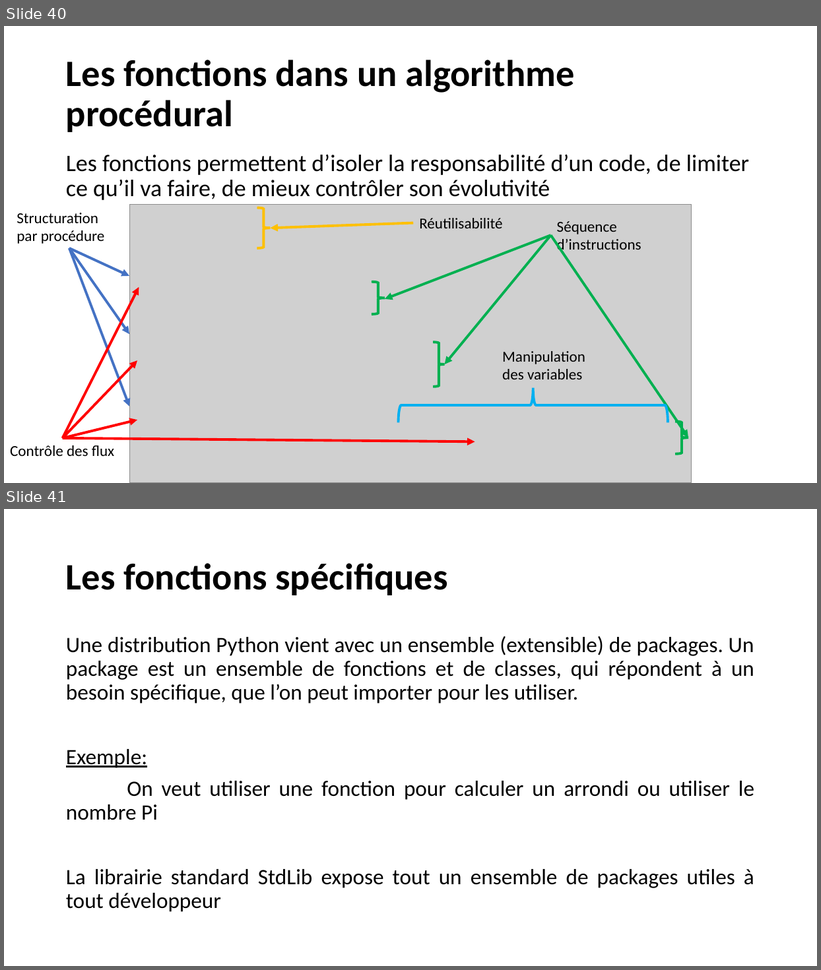
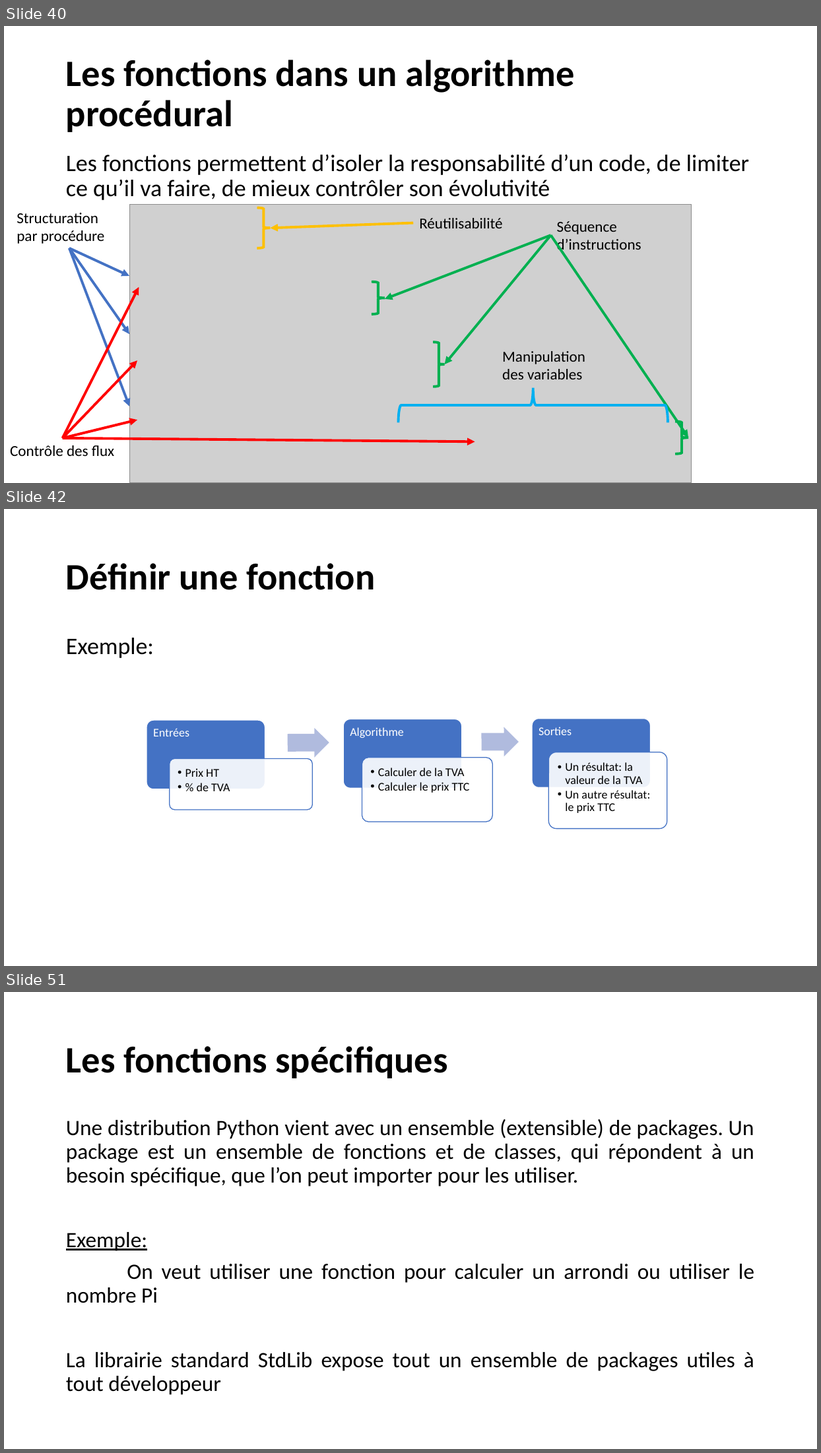
Before and after one commit to AAFINSYS/Formation-Cegos-Python-LI248, a slide deck: Python init ib LI248.pptx. Shown one above the other, each under a label of ours: slides 40 and 41 before the commit, slides 40, 42 and 51 after it; the slides between them are not shown. The pictures are 821x970 and 821x1453 pixels, drawn with LibreOffice and Linux fonts; fonts in the diff are those of the drawing; grey boxes stand for pictures; background and template pictures are left out. Boxes give left, top, right and bottom in pixels: in the first picture for what was removed or moved away, otherwise in the second. Text is boxed around its words. In the diff, an @@ line names an element or a change of style, - is before the commit and + after.

```diff
--- a/Python init ib LI248.pptx
+++ b/Python init ib LI248.pptx
@@ slide 42 added at (4,509,817,966), background picture (left out) @@
@@ title added at (66,563,375,590), 44 pt, text #000000, bold @@
+Définir une fonction
@@ text added at (66,638,154,658), 28 pt, text #000000 @@
+Exemple:
@@ group added at (147,719,667,828): 6 rounded rectangles, 6 texts, 2 right arrows @@
+Entrées
+  • Prix HT
+  • % de TVA
+Algorithme
+  • Calculer de la TVA
+  • Calculer le prix TTC
+Sorties
+  • Un résultat: la valeur de la TVA
+  • Un autre résultat: le prix TTC
@@ what was slide 41 is now slide 51 @@
```
Also in this commit, not shown: 6 slides changed, 10 other slides added, 1 slide removed.
